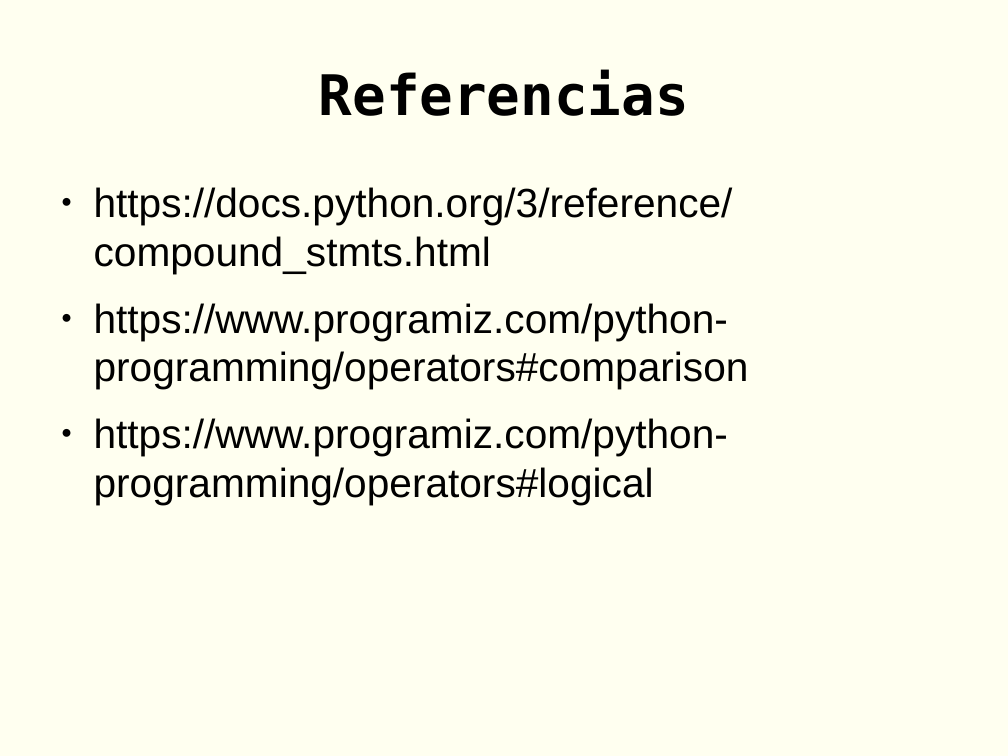
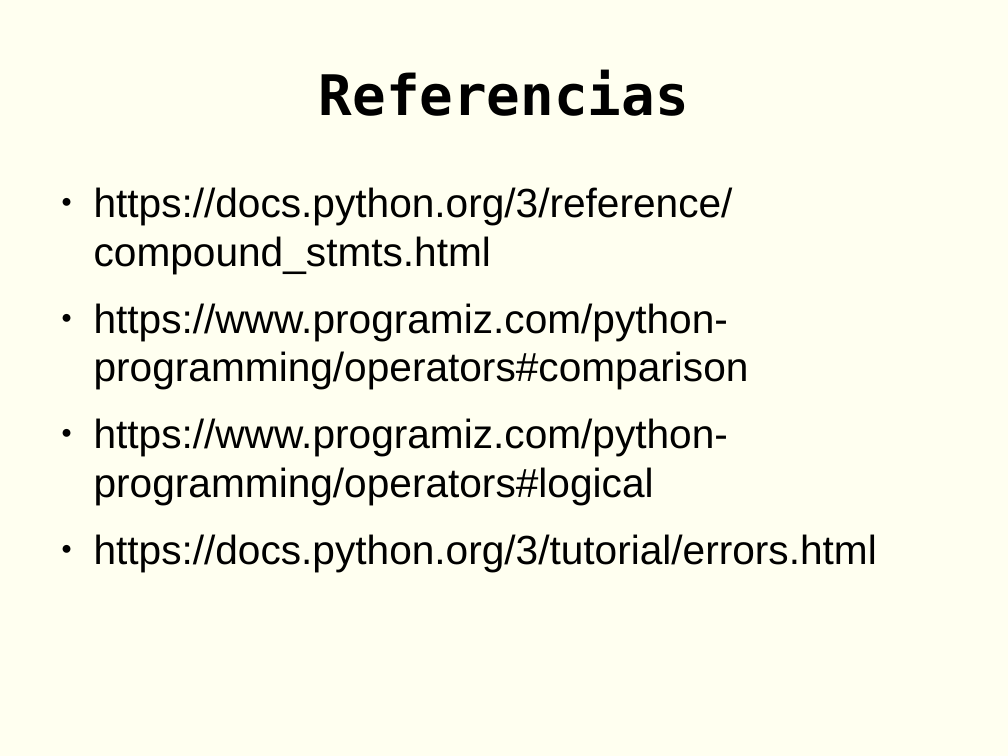
Before and after one commit to rgmf/dwes, a slide deck: slide 29 of unidades/01_introduccion_a_python/presentacion/06_estructuras_de_control.odp. Drawn at 1008x756 pixels with LibreOffice and Linux fonts; fonts in the diff are those of the drawing. Boxes give left, top, right and bottom in pixels: in the first picture for what was removed or moved away, otherwise in the second. Text is boxed around its words. In the diff, an @@ line names an element or a change of style, - is before the commit and + after.

```diff
--- a/unidades/01_introduccion_a_python/presentacion/06_estructuras_de_control.odp
+++ b/unidades/01_introduccion_a_python/presentacion/06_estructuras_de_control.odp
@@ text at <box>94,534,877,571</box>: paragraph added @@
+● https://docs.python.org/3/tutorial/errors.html
```
Also in this commit, not shown: 8 other files.
